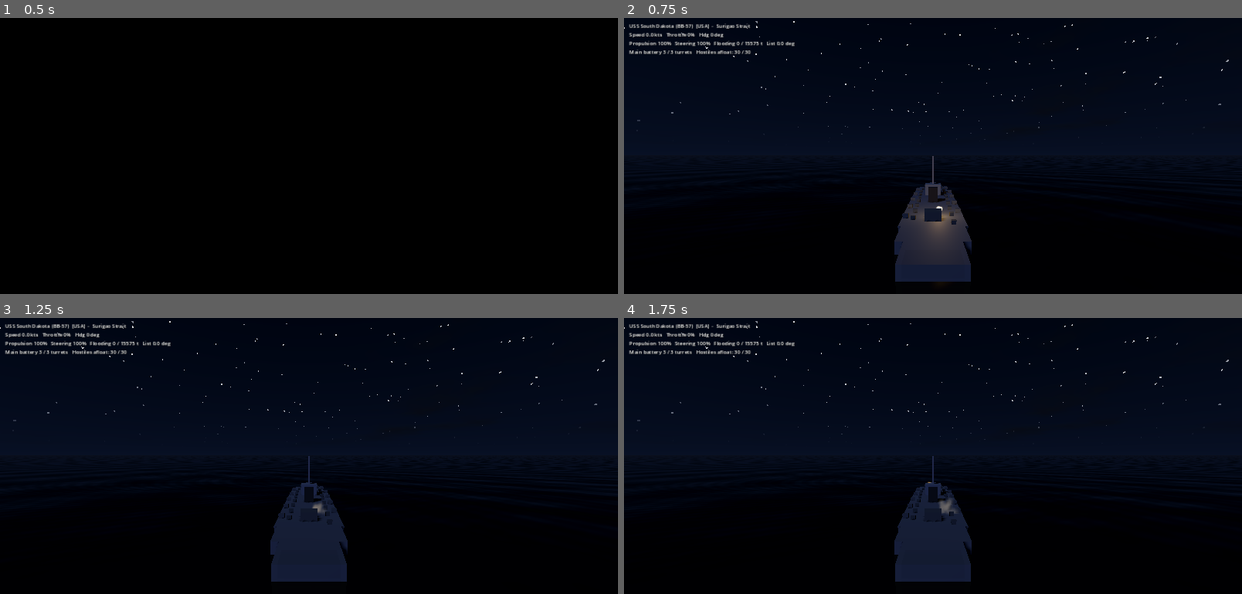
Above: before the commit, frames 1-4 (two rows, left to right).
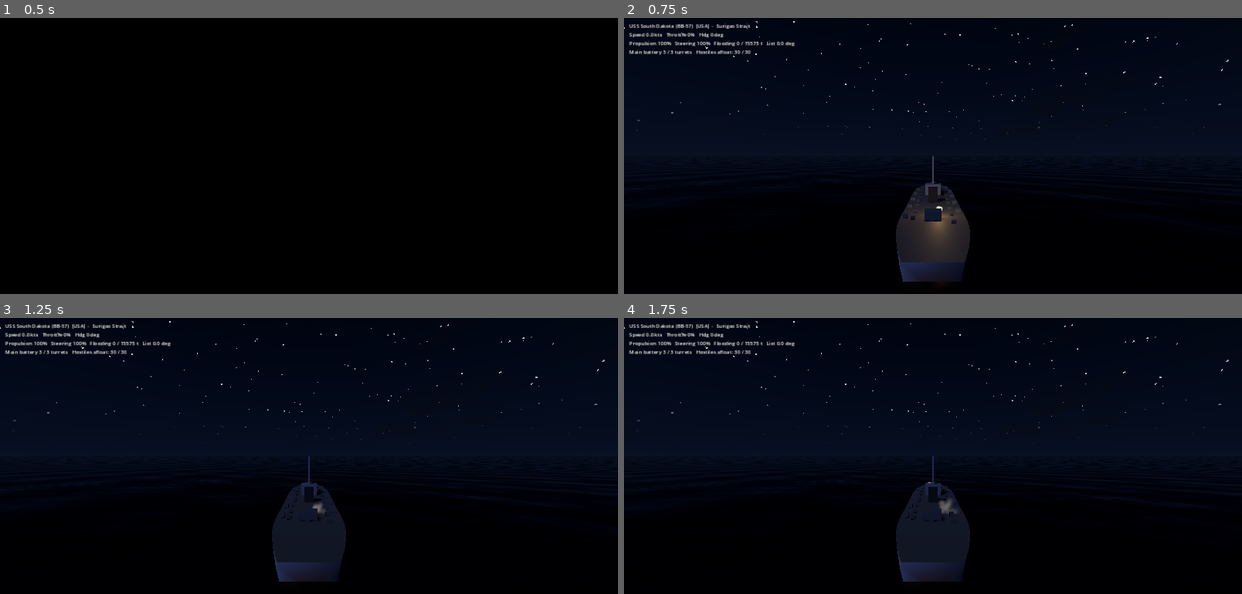
Above: after the commit, the same moments.

Repository: KWKoch/HullDown
Game: Godot game, scene res://scenes/title_cinematic.tscn
The game is run twice, just before and just after one commit, with the same random seed, the same clock (stepped at 60 frames per second) and the same inputs.
Inputs (mouse positions are in pixels of both pictures, inside the frame that each line leads up to):
- Up to frame 1 (0.5 s): no input
- Up to frame 2 (0.75 s): tap Enter at 0.5 s; move the mouse to (1068, 175) at 0.52 s; press the mouse at (1068, 175) at 0.53 s; hold D (rudder_right) from 0.53 s (still down)
- Up to frame 3 (1.25 s): keep holding D (rudder_right); tap Space at 0.77 s
- Up to frame 4 (1.75 s): release D (rudder_right) at 1.25 s; release the mouse at (1068, 475) at 1.25 s; drag from (809, 508) to (902, 560) at 1.27 s

Frame 1 is identical in both runs. In frame 2, 0.5% of the frame differs, in the area x 43-57%, y 59-96%; in frame 3, 0.4%; in frame 4, 0.4%.

Commit message:
Lofted hull mesh from ShipFrame hull form; README standard; rebuild web export
Co-Authored-By: Claude Sonnet 5.5 <noreply@anthropic.com>
Claude-Session: https://claude.ai/code/session_01LqtTQ2aJhkQrxi4uazJqin

Diff:
--- a/scripts/ship/ship_frame.gd
+++ b/scripts/ship/ship_frame.gd
@@ -108,3 +108,110 @@
 ## Same, but given as centre + length.
 func space_at(z: float, length_m: float, lo, hi, x: float, width: float) -> Dictionary:
 	return space(z - length_m * 0.5, z + length_m * 0.5, lo, hi, x, width)
+
+
+# --- Lofted hull surface --------------------------------------------------------------------
+
+## Height of the weather deck at z, rising toward the bow (sheer) and slightly aft.
+func deck_y(z: float) -> float:
+	var u := clampf(z / (length * 0.5), -1.0, 1.0)
+	return freeboard * (1.0 + 0.3 * pow(maxf(u, 0.0), 2.0) + 0.1 * pow(maxf(-u, 0.0), 2.0))
+
+
+## Half-width of the hull at height y (relative to the waterline) for the section at z:
+## flare above the waterline, a rounded bilge and a flat keel below it.
+func half_width_at(z: float, y: float) -> float:
+	var hb := half_breadth(z)
+	if y >= 0.0:
+		return hb * (1.0 + 0.05 * clampf(y / maxf(freeboard, 0.1), 0.0, 1.5))
+	var d := clampf(-y / draft, 0.0, 1.0)
+	return hb * (1.0 - 0.72 * pow(d, 2.4))
+
+
+## Builds the hull as a single smooth mesh (vertex-coloured: red below the waterline, grey above).
+func hull_mesh(topside: Color = Color(0.46, 0.49, 0.51), bottom: Color = Color(0.36, 0.13, 0.11),
+		deck_color: Color = Color(0.34, 0.33, 0.31)) -> ArrayMesh:
+	var stations := 40
+	var level_fracs := [-1.0, -0.9, -0.7, -0.45, -0.2, 0.0]     # fractions of draft below the waterline (keel first)
+	var st := SurfaceTool.new()
+	st.begin(Mesh.PRIMITIVE_TRIANGLES)
+	# Ring per station: starboard top -> keel -> port top (open at the top; the deck closes it).
+	var rings: Array = []
+	for i in stations:
+		var z := -length * 0.5 + length * float(i) / (stations - 1)
+		var top := deck_y(z)
+		var ys: Array[float] = []
+		for fr in level_fracs:
+			ys.append(fr * draft)
+		ys.append(top * 0.5)
+		ys.append(top)
+		var port: Array[Vector3] = []
+		for y in ys:
+			port.append(Vector3(half_width_at(z, y), y, z))
+		var ring: Array[Vector3] = []
+		for k in range(port.size() - 1, -1, -1):
+			var p := port[k]
+			ring.append(Vector3(-p.x, p.y, p.z))               # starboard, top down to keel
+		for k in port.size():
+			ring.append(port[k])                                # port, keel up to top
+		rings.append(ring)
+	var n: int = (rings[0] as Array).size()
+	# Sides.
+	for i in stations - 1:
+		for j in n - 1:
+			var a: Vector3 = rings[i][j]
+			var b: Vector3 = rings[i + 1][j]
+			var c: Vector3 = rings[i + 1][j + 1]
+			var d: Vector3 = rings[i][j + 1]
+			_quad(st, a, b, c, d, true, topside, bottom)
+	# Deck.
+	for i in stations - 1:
+		var ps: Vector3 = rings[i][0]            # starboard top
+		var pp: Vector3 = rings[i][n - 1]        # port top
+		var ns: Vector3 = rings[i + 1][0]
+		var np: Vector3 = rings[i + 1][n - 1]
+		_quad(st, ps, ns, np, pp, false, deck_color, deck_color, Vector3.UP)
+	# End caps (transom aft, stem forward).
+	for end in [0, stations - 1]:
+		var ring: Array = rings[end]
+		var mid := Vector3(0.0, 0.0, 0.0)
+		for p in ring:
+			mid += p
+		mid /= ring.size()
+		var hint := Vector3(0, 0, -1.0 if end == 0 else 1.0)
+		for k in ring.size():
+			var p0: Vector3 = ring[k]
+			var p1: Vector3 = ring[(k + 1) % ring.size()]
+			_tri(st, mid, p0, p1, hint, topside, bottom, true)
+	st.generate_normals()
+	return st.commit()
+
+
+func _vcol(p: Vector3, topside: Color, bottom: Color) -> Color:
+	if p.y >= 0.0:
+		return topside
+	return bottom.lerp(topside, clampf(1.0 + p.y / 0.4, 0.0, 1.0) * 0.0)
+
+
+func _tri(st: SurfaceTool, a: Vector3, b: Vector3, c: Vector3, hint: Vector3, topside: Color, bottom: Color,
+		smooth: bool) -> void:
+	# Godot front faces wind clockwise: if the counter-clockwise normal points along `hint`, swap.
+	var n := (b - a).cross(c - a)
+	var pts: Array[Vector3] = [a, b, c]
+	if n.dot(hint) > 0.0:
+		pts = [a, c, b]
+	st.set_smooth_group(0 if smooth else -1)
+	for p in pts:
+		st.set_color(_vcol(p, topside, bottom))
+		st.add_vertex(p)
+
+
+func _quad(st: SurfaceTool, a: Vector3, b: Vector3, c: Vector3, d: Vector3, side: bool, topside: Color,
+		bottom: Color, hint_override: Vector3 = Vector3.ZERO) -> void:
+	var centre := (a + b + c + d) * 0.25
+	var hint := hint_override
+	if hint == Vector3.ZERO:
+		hint = centre - Vector3(0.0, (deck_y(centre.z) - draft) * 0.5, centre.z)   # away from the keel-deck axis
+		hint.z = 0.0
+	_tri(st, a, b, c, hint, topside, bottom, side)
+	_tri(st, a, c, d, hint, topside, bottom, side)
--- a/scripts/ship/ship_visual.gd
+++ b/scripts/ship/ship_visual.gd
@@ -26,8 +26,21 @@
 	Compartment.Kind.FUEL_TANK, Compartment.Kind.STEERING_GEAR, Compartment.Kind.SCREW, Compartment.Kind.RUDDER]
 
 
+const STRUCT := [Compartment.Kind.HULL_SECTION, Compartment.Kind.BOW, Compartment.Kind.STERN]
+
+
 func setup(p_ship: Ship) -> void:
 	ship = p_ship
+	# One smooth lofted hull from the standard frame (red below the waterline, grey above).
+	var frame := ShipFrame.for_entry(Roster.get_entry(ship.class_id))
+	var hull := MeshInstance3D.new()
+	hull.mesh = frame.hull_mesh()
+	var hm := StandardMaterial3D.new()
+	hm.vertex_color_use_as_albedo = true
+	hm.roughness = 0.75
+	hm.cull_mode = BaseMaterial3D.CULL_DISABLED
+	hull.material_override = hm
+	add_child(hull)
 	for c in ship.compartments:
 		if c.kind in INTERNAL:
 			continue                     # hidden inside the hull; still simulated
@@ -36,6 +49,9 @@
 		box.size = c.half_extents * 2.0
 		mi.mesh = box
 		mi.position = c.center
+		if c.kind in STRUCT:
+			mi.scale = Vector3(0.9, 1.0, 0.97)
+			mi.visible = false           # hull sections only show as dark wounds once damaged
 		var mat := StandardMaterial3D.new()
 		mat.albedo_color = COLORS.get(c.kind, Color(0.4, 0.4, 0.4))
 		mat.roughness = 0.8
@@ -64,6 +80,10 @@
 		var mi: MeshInstance3D = parts[c]
 		var mat: StandardMaterial3D = _mats[c]
 		_plume(c, mi, (c.on_fire or (c.destroyed and c.kind != Compartment.Kind.HULL_SECTION)) and not ship.sunk)
+		if c.kind in STRUCT:
+			mi.visible = c.destroyed or c.health_fraction() < 0.55
+			mat.albedo_color = Color(0.06, 0.05, 0.05)
+			continue
 		if c.destroyed:
 			mat.albedo_color = Color(0.06, 0.05, 0.05)
 			if c.kind in [Compartment.Kind.MAST, Compartment.Kind.FUNNEL, Compartment.Kind.TURRET]:
Not shown, changed: README.md
Not shown, changed: docs/index.html
Not shown, changed: docs/index.pck
